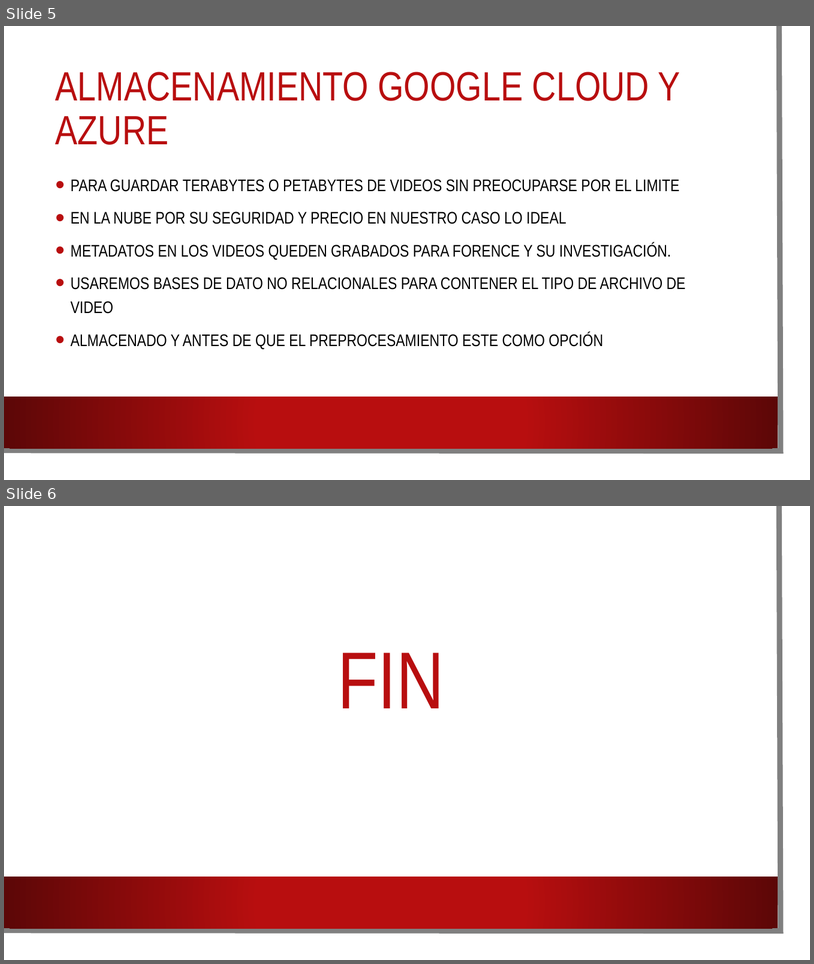
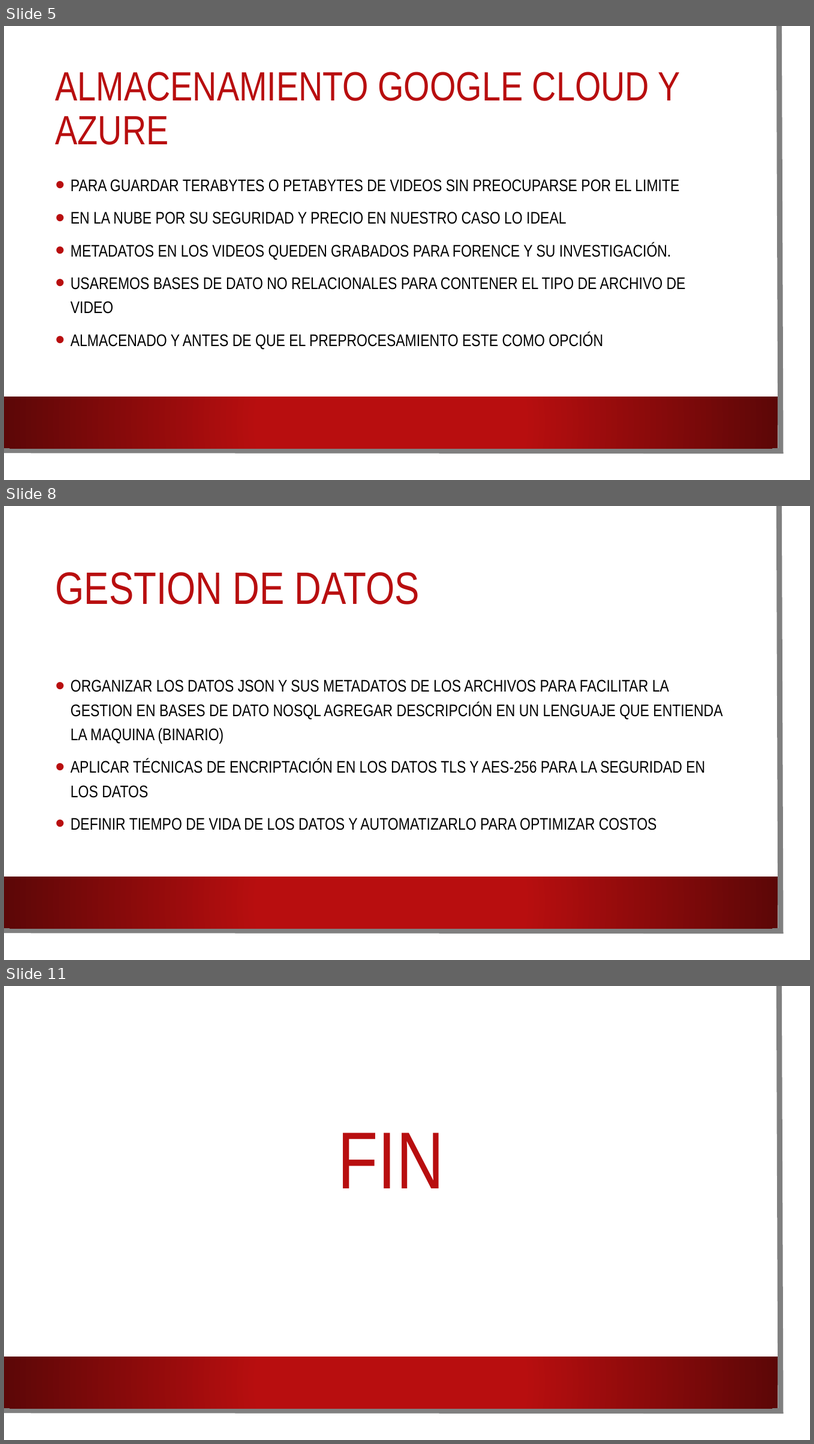
Before and after one commit to juanitoeldesastre/macrodatos, a slide deck: A02/A02.pptx. Shown one above the other, each under a label of ours: slides 5 and 6 before the commit, slides 5, 8 and 11 after it; the slides between them are not shown. The pictures are 814x964 and 814x1444 pixels, drawn with LibreOffice and Linux fonts; fonts in the diff are those of the drawing; background and template pictures are left out. Boxes give left, top, right and bottom in pixels: in the first picture for what was removed or moved away, otherwise in the second. Text is boxed around its words. In the diff, an @@ line names an element or a change of style, - is before the commit and + after.

```diff
--- a/A02/A02.pptx
+++ b/A02/A02.pptx
@@ slide 8 added at (4,506,810,960), background picture (left out); not listed: 3 template elements that a slide beside it also shows @@
@@ title added at (56,572,420,604), 54 pt, text #B80E0F @@
+GESTION DE DATOS
@@ text added at (71,679,723,830), 20 pt, text #000000 @@
+• ORGANIZAR LOS DATOS JSON Y SUS METADATOS DE LOS ARCHIVOS PARA FACILITAR LA GESTION EN BASES DE DATO NOSQL AGREGAR DESCRIPCIÓN EN UN LENGUAJE QUE ENTIENDA LA MAQUINA (BINARIO)
+• APLICAR TÉCNICAS DE ENCRIPTACIÓN EN LOS DATOS TLS Y AES-256 PARA LA SEGURIDAD EN LOS DATOS
+• DEFINIR TIEMPO DE VIDA DE LOS DATOS Y AUTOMATIZARLO PARA OPTIMIZAR COSTOS
@@ what was slide 6 is now slide 11 @@
```
Also in this commit, not shown: 4 other slides added.
